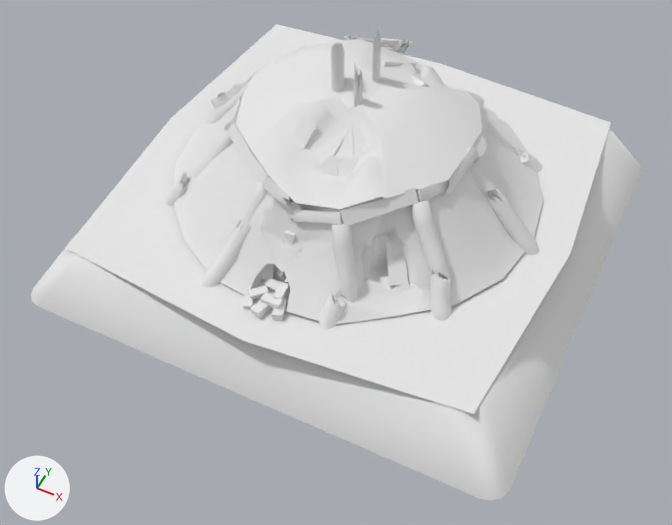
What one commit did to the FBX model Content/Buildings/Meshes/CoalerPile_Destroyed_Stage2.fbx.
Before and after are seen from a camera (50 mm lens) standing at (4.61, -9.94, 10.32) and looking at (0.34, -1.4, -0.36). The lights are fixed; the arrows at lower left show +X, +Y and +Z. Where no turn or scale is listed for an object, it has been applied to the vertices.

Objects in the first picture: 'CoalerPile_Base_Destroyed_Stage2', 'CoalerPile_Destroyed_Stage2'.
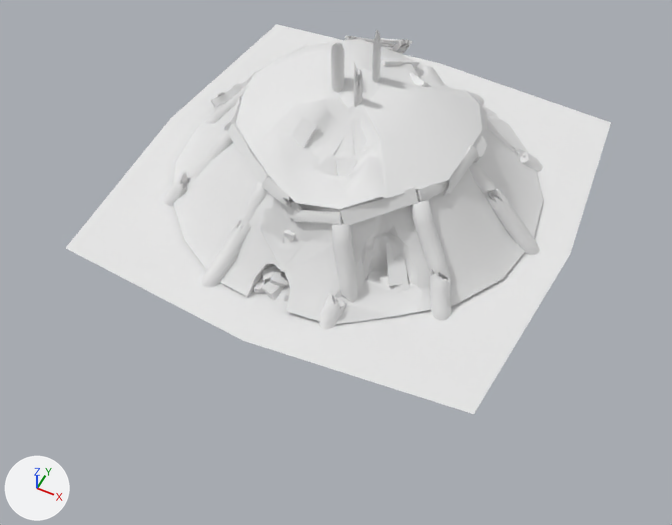
Boxes (x1, y1, x2, y2) around the edits, measured in the pictures (672 x 525 px; the box of a moved part takes in the faces that stretch with it):
'CoalerPile_Base_Destroyed_Stage2', deleted
    before: (30, 128, 641, 501)
part 1 of me_plane_044, deleted
    before: (243, 248, 301, 321)
part 2 of me_plane_044, moved or reshaped
    before: (262, 57, 431, 304)
    after: (254, 57, 431, 301)

The change in detail:
me_plane_044 is used by ob_coalerpile_destroyed_stage2; location (0.0, 0.0, 0.02).
me_plane_044 had 3996 vertices, 4608 faces and spanned x -3.53..3.54, y -3.57..3.52, z -0.36..2.76.
me_plane_044 now has 4043 vertices, 4654 faces and spans x -3.53..3.54, y -3.57..3.52, z -0.36..2.76.
me_plane_044 part 1: 10 loose pieces with 80 vertices, spanning x -0.4..0.32, y -3.14..-1.92, z -0.02..0.58, are deleted.
me_plane_044 part 2: 8 vertices moved from x -0.65..1.07, y -1.6..2.5, z 0.21..1.92 to x -0.64..1.07, y -1.6..2.48, z 0.21..1.93; 151 vertices removed from x -0.65..1.63, y -2.74..2.4, z -0.04..1.89; 278 vertices added at x -0.64..1.62, y -2.82..2.41, z -0.08..1.89.
Object 'CoalerPile_Base_Destroyed_Stage2' (ob_coalerpile_base_destroyed_stage2) is deleted.
